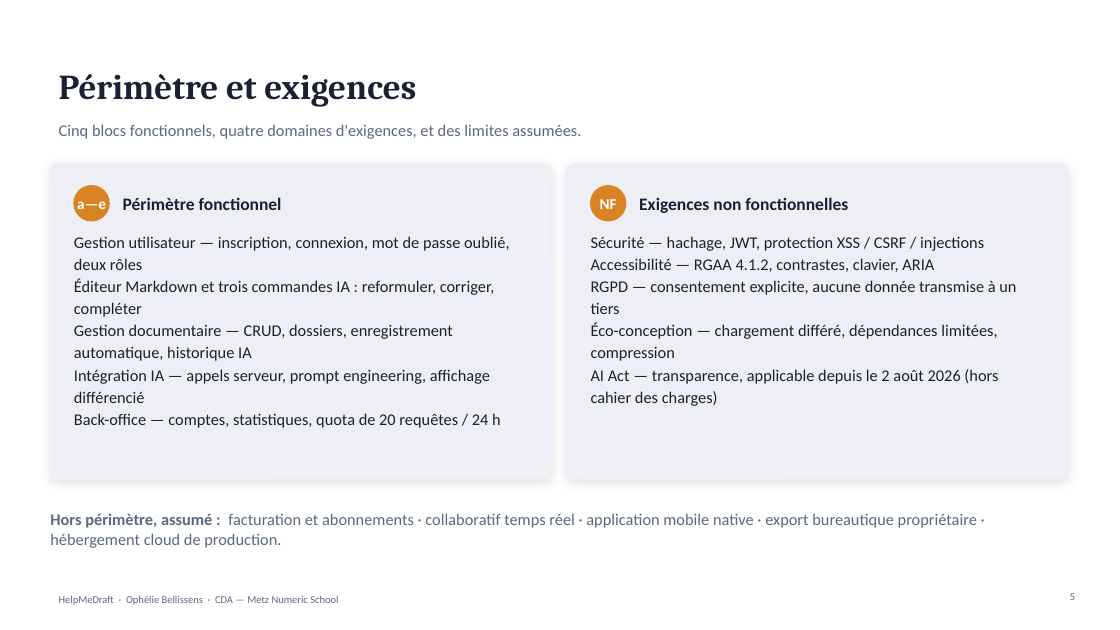
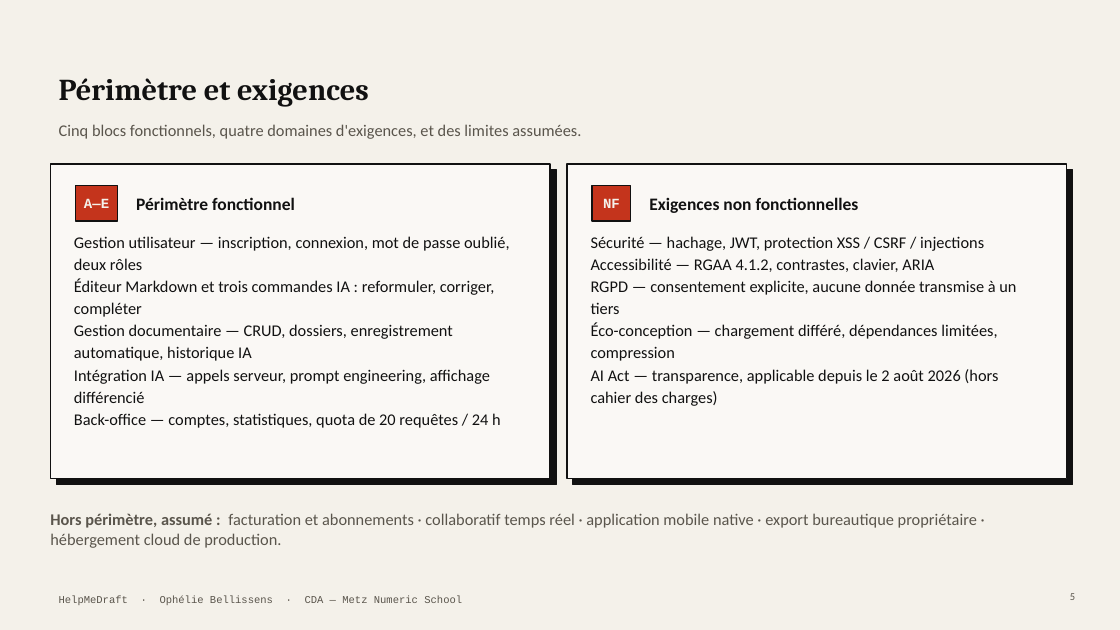
Before and after one commit to Equinoxya/HelpMeDraft---projet-fil-rouge, a slide deck: slide 5 of docs/Soutenance-HelpMeDraft.pptx. Drawn at 1120x630 pixels with LibreOffice and Linux fonts; fonts in the diff are those of the drawing. Boxes give left, top, right and bottom in pixels: in the first picture for what was removed or moved away, otherwise in the second. Text is boxed around its words. In the diff, an @@ line names an element or a change of style, - is before the commit and + after.

```diff
--- a/docs/Soutenance-HelpMeDraft.pptx
+++ b/docs/Soutenance-HelpMeDraft.pptx
@@ background #FFFFFF to #F4F1EA @@
@@ title "Périmètre et exigences" at (x1=59, y1=78, x2=369, y2=107): size 30 to 26 pt, text colour #1B2033 to #111111 @@
@@ rectangle added at (x1=50, y1=164, x2=550, y2=479), fill #FAF8F5, outline #111111 1.25 pt @@
@@ rectangle moved from (x1=50, y1=164, x2=550, y2=479) to (x1=56, y1=170, x2=556, y2=485) @@
@@ rectangle at (x1=56, y1=170, x2=556, y2=485): rounded rectangle to rectangle; fill #EDEFF4 to #111111; outline #EDEFF4 1 pt to #111111 0.75 pt; shadow off @@
@@ rounded rectangle removed at (x1=567, y1=164, x2=1067, y2=479) @@
@@ rectangle added at (x1=567, y1=164, x2=1067, y2=479), fill #FAF8F5, outline #111111 1.25 pt @@
@@ rectangle added at (x1=573, y1=170, x2=1073, y2=485), fill #111111, outline #111111 0.75 pt @@
@@ ellipse removed at (x1=74, y1=186, x2=109, y2=221) @@
@@ rectangle added at (x1=76, y1=186, x2=118, y2=221), fill #C4341C, outline #111111 1.25 pt @@
@@ text at (x1=84, y1=198, x2=109, y2=208): text changed; size 13 to 12 pt; font Calibri to Courier New; text colour #FFFFFF to #F4F1EA @@
-a—e
+A—E
@@ text colour #1B2033 to #111111 in 4 elements at (x1=74, y1=236, x2=510, y2=428), (x1=591, y1=236, x2=1016, y2=406), (x1=649, y1=197, x2=859, y2=213), (x1=136, y1=197, x2=295, y2=210) @@
@@ text "Périmètre fonctionnel" moved from (x1=123, y1=197, x2=282, y2=210) to (x1=136, y1=197, x2=295, y2=210) @@
@@ ellipse removed at (x1=591, y1=186, x2=626, y2=221) @@
@@ text "NF" at (x1=603, y1=198, x2=620, y2=208): size 13 to 12 pt, font Calibri to Courier New, text colour #FFFFFF to #F4F1EA @@
@@ rectangle added at (x1=592, y1=186, x2=631, y2=221), fill #C4341C, outline #111111 1.25 pt @@
@@ text "Exigences non fonctionnelles" moved from (x1=639, y1=197, x2=848, y2=213) to (x1=649, y1=197, x2=859, y2=213) @@
@@ text colour #5B6880 to #5A554C in 3 elements at (x1=59, y1=124, x2=581, y2=139), (x1=1070, y1=593, x2=1075, y2=600), (x1=50, y1=513, x2=977, y2=548) @@
@@ text "HelpMeDraft · Ophélie Bellissens · ..." at (x1=59, y1=595, x2=462, y2=605): font Calibri to Courier New, text colour #5B6880 to #5A554C @@
```
Also in this commit, not shown: 28 other slides changed, 3 other files.
